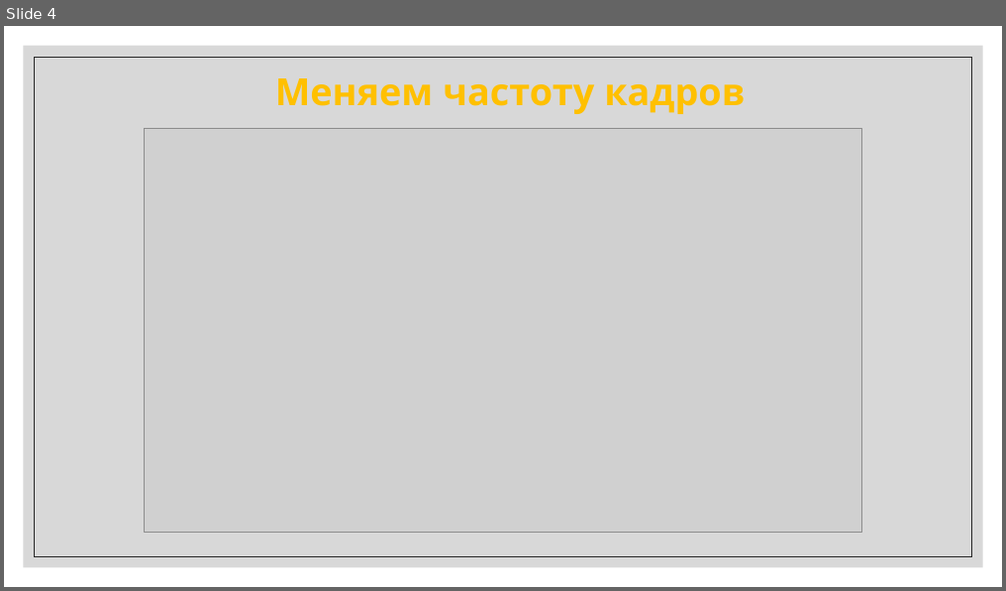
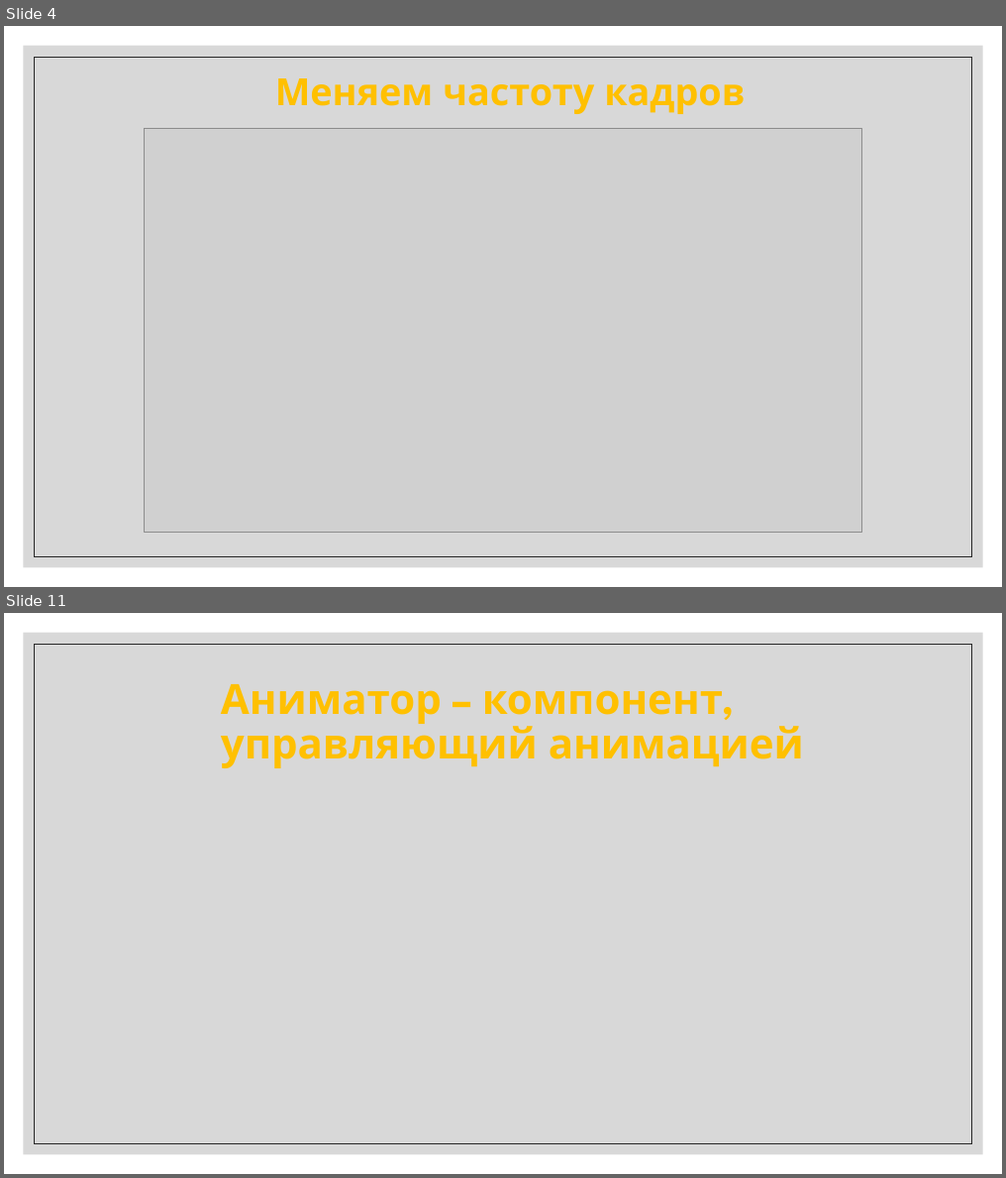
Before and after one commit to IriEfremova/LessonsCube, a slide deck: Unity/Lesson9/Animation.pptx. Shown one above the other, each under a label of ours: slide 4 before the commit, slides 4 and 11 after it; the slides between them are not shown. The pictures are 1006x591 and 1006x1178 pixels, drawn with LibreOffice and Linux fonts; fonts in the diff are those of the drawing; grey boxes stand for pictures. Boxes give left, top, right and bottom in pixels: in the first picture for what was removed or moved away, otherwise in the second. Text is boxed around its words. In the diff, an @@ line names an element or a change of style, - is before the commit and + after.

```diff
--- a/Unity/Lesson9/Animation.pptx
+++ b/Unity/Lesson9/Animation.pptx
@@ slide 11 added at box(4, 613, 1002, 1174), background #FFFFFF; not listed: 2 template elements that a slide beside it also shows @@
@@ title added at box(221, 684, 804, 768), 40 pt, text #FFC000, bold @@
+Аниматор – компонент, управляющий анимацией
```
Also in this commit, not shown: 3 slides changed, 5 other slides added, 1 slide removed.
